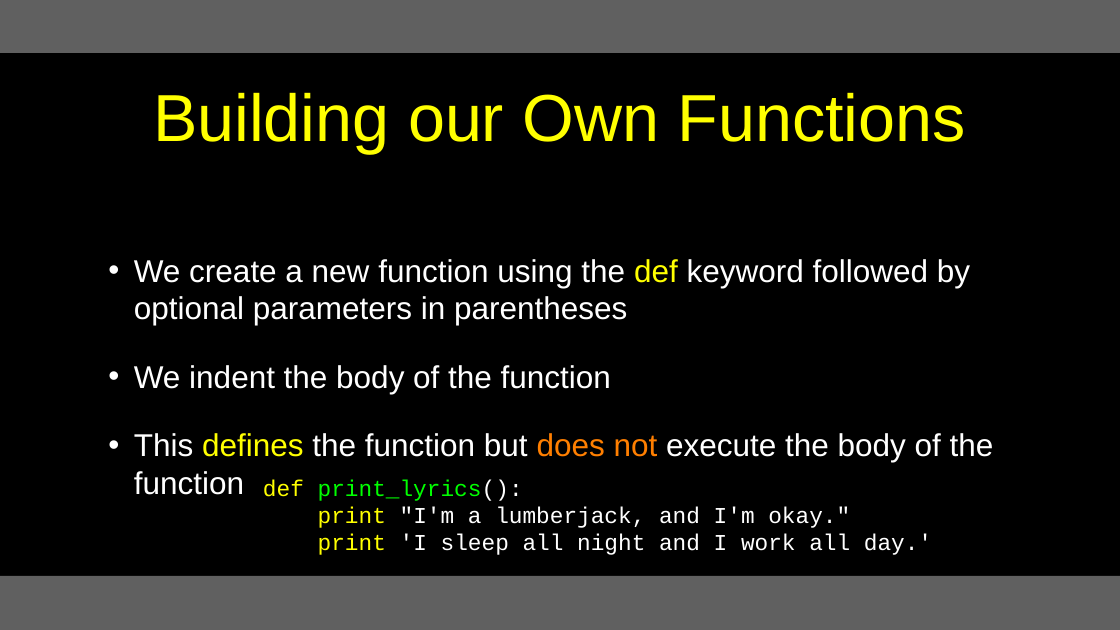
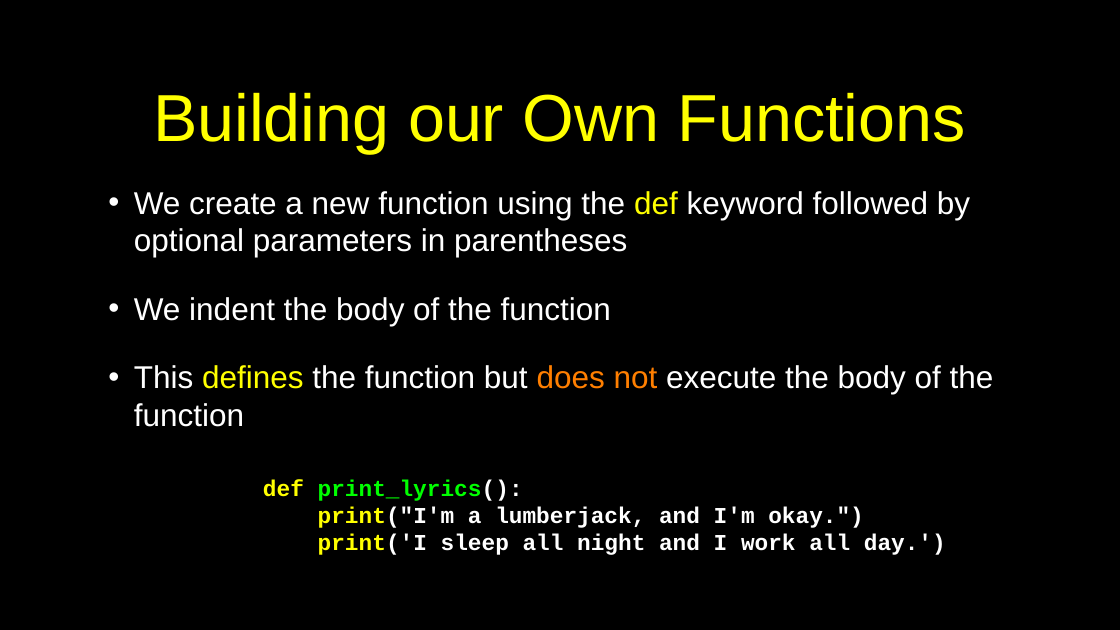
Before and after one commit to csev/py4e, a slide deck: slide 10 of lectures3/Pythonlearn-04-Functions.pptx. Drawn at 1120x630 pixels with LibreOffice and Linux fonts; fonts in the diff are those of the drawing. Boxes give left, top, right and bottom in pixels: in the first picture for what was removed or moved away, otherwise in the second. Text is boxed around its words. In the diff, an @@ line names an element or a change of style, - is before the commit and + after.

```diff
--- a/lectures3/Pythonlearn-04-Functions.pptx
+++ b/lectures3/Pythonlearn-04-Functions.pptx
@@ rectangle removed at [0,0,1120,53] @@
@@ text "We create a new function ...": place and size @@
-text "We create a new function ..." at [134,259,994,495]
+text "We create a new function ..." at [134,191,994,427]
@@ text at [318,506,946,555]: text changed; bold on @@
-print "I'm a lumberjack, and I'm okay."
-print 'I sleep all night and I work all day.'
+print("I'm a lumberjack, and I'm okay.")
+print('I sleep all night and I work all day.')
@@ rectangle at [0,576,1120,630]: fill #606060 to #000000 @@
```
Also in this commit, not shown: 23 other slides changed, 5 other files.
